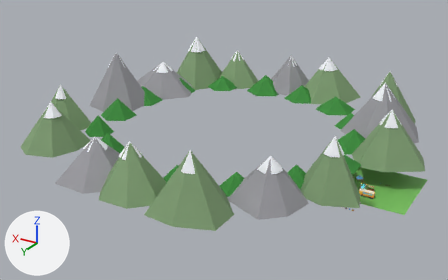
The Blender file assets/models/source/farmer_props.blend: old version first, new version second.
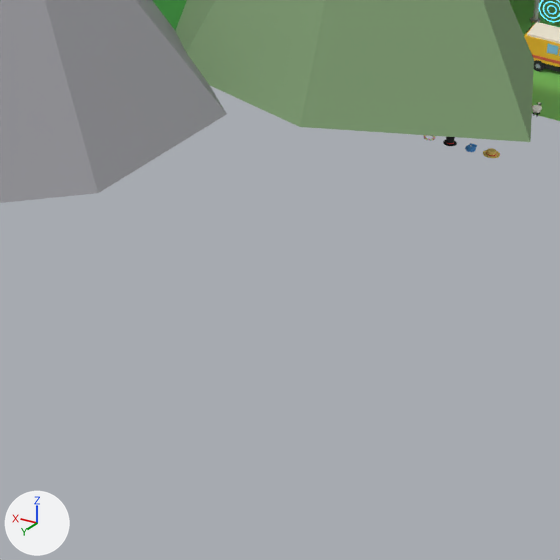
Each version is shown whole from a camera (50 mm lens) standing at (-74.6, 264.7, 137.9) and looking at (82.6, 2.8, 7.0), then close up on the part from 61% to 81% of the width and 66% to 99% of the height. The lights are fixed; the arrows at lower left show +X, +Y and +Z. The last two pictures show the newer version.

Names of what the first close-up shows: 'PreviewGround', 'bus', 'mountains_ring' and 5 more.
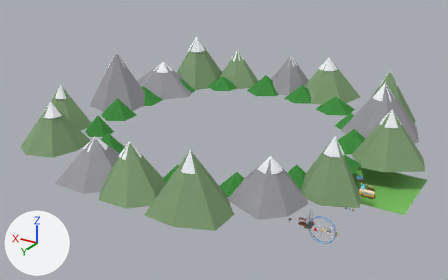
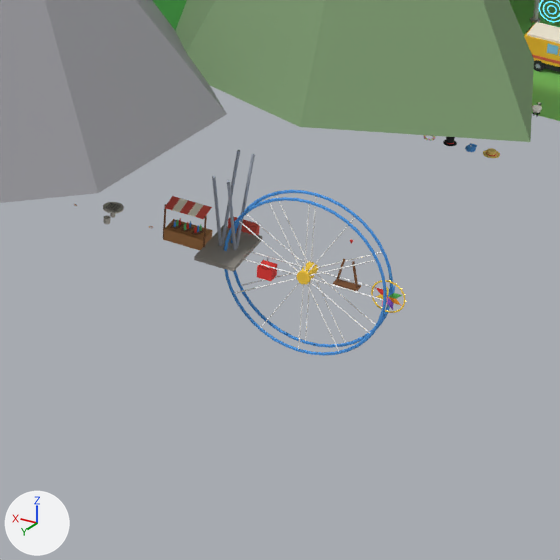
Diff of the bpy script that builds the scene:
```diff
--- a/assets/models/source/farmer_props.blend.py
+++ b/assets/models/source/farmer_props.blend.py
@@ ob_caro_table @@
+ob_caro_table = bpy.data.objects.new('caro_table', me_caro_table)  # 176 vertices, 118 faces; spans x -0.73..0.73, y -1.25..1.25, z 0.0..0.8; in mat_fp_stone (light grey #c7c2b8), mat_fp_stonedark (grey #99948c), mat_fp_black (black #1f1f24)
+ob_caro_table.location = (21.0, 50.0, 0.0)
@@ ob_ring_toss_booth @@
+ob_ring_toss_booth = bpy.data.objects.new('ring_toss_booth', me_ring_toss_booth)  # 396 vertices, 268 faces; spans x -1.61..1.61, y -0.5..1.29, z 0.0..3.0; in mat_fp_wood (orange #b87f4c), mat_fp_wooddark (brown #7f5433), mat_fp_bottle (green #66cc7f), mat_fp_can (blue #4c99e5), mat_fp_red (red #eb3833), mat_fp_accent (red #e5594c), mat_fp_cream (pale yellow #fff5e0)
+ob_ring_toss_booth.location = (15.0, 50.0, 0.0)
@@ ob_ferris_base @@
+ob_ferris_base = bpy.data.objects.new('ferris_base', me_ferris_base)  # 80 vertices, 52 faces; spans x -1.5..1.5, y -2.85..2.5, z -0.08..6.88; in mat_fp_metal (grey #9ea6b3), mat_fp_stonedark (grey #99948c), mat_fp_accent (red #e5594c)
+ob_ferris_base.location = (12.0, 50.0, 0.0)
@@ ob_ferris_cabin @@
+ob_ferris_cabin = bpy.data.objects.new('ferris_cabin', me_ferris_cabin)  # 33 vertices, 25 faces; spans x -0.55..0.55, y -0.53..0.53, z -1.2..0.3; in mat_fp_red (red #eb3833), mat_fp_glass (blue #8cccf2), mat_fp_metal (grey #9ea6b3)
+ob_ferris_cabin.location = (9.0, 50.0, 0.0)
@@ ob_ferris_ring @@
+ob_ferris_ring = bpy.data.objects.new('ferris_ring', me_ferris_ring)  # 792 vertices, 686 faces; spans x -6.12..6.12, y -0.8..0.8, z -6.12..6.12; in mat_fp_can (blue #4c99e5), mat_fp_white (white #fafafa), mat_fp_gold (yellow #ffd140)
+ob_ferris_ring.location = (6.0, 50.0, 0.0)
@@ ob_wheel_stand @@
+ob_wheel_stand = bpy.data.objects.new('wheel_stand', me_wheel_stand)  # 29 vertices, 23 faces; spans x -0.9..0.9, y -0.22..0.5, z -0.04..3.5; in mat_fp_wooddark (brown #7f5433), mat_fp_red (red #eb3833)
+ob_wheel_stand.location = (3.0, 50.0, 0.0)
@@ ob_wheel_disc @@
+ob_wheel_disc = bpy.data.objects.new('wheel_disc', me_wheel_disc)  # 440 vertices, 558 faces; spans x -1.26..1.26, y -0.13..0.05, z -1.26..1.26; in mat_fp_red (red #eb3833), mat_fp_flowery (yellow #ffe04c), mat_fp_can (blue #4c99e5), mat_fp_green (green #59bf59), mat_fp_orange (orange #ff9926), mat_fp_purple (purple #9959d9), mat_fp_pink (pink #ff99bf), mat_fp_gold (yellow #ffd140), mat_fp_lamp (yellow #ffd973, glowing yellow #ffd973)
+ob_wheel_disc.location = (0.0, 50.0, 0.0)
```

Where the change shows, as pixel boxes (x1, y1, x2, y2) in the close-ups (560 x 560 px):
'ferris_ring', added: after (224, 190, 393, 356)
    faces in mat_fp_can (blue #4c99e5): (224, 190, 393, 356)
    faces in mat_fp_white (white #fafafa): (234, 195, 383, 351)
    faces in mat_fp_gold (yellow #ffd140): (296, 262, 318, 284)
'ferris_base', added: after (194, 150, 262, 272)
    faces in mat_fp_stonedark (grey #99948c): (194, 225, 262, 272)
    faces in mat_fp_metal (grey #9ea6b3): (212, 150, 255, 250)
    faces in mat_fp_accent (red #e5594c): (228, 217, 260, 235)
'ring_toss_booth', added: after (163, 196, 212, 250)
    faces in mat_fp_wood (orange #b87f4c): (164, 219, 212, 250)
    faces in mat_fp_accent (red #e5594c): (164, 196, 212, 219)
    faces in mat_fp_cream (pale yellow #fff5e0): (172, 198, 203, 217)
    faces in mat_fp_wooddark (brown #7f5433): (163, 204, 207, 248)
'wheel_disc', added: after (371, 280, 406, 313)
    faces in mat_fp_gold (yellow #ffd140): (371, 280, 405, 313)
'ferris_cabin', added: after (257, 258, 277, 281)
    faces in mat_fp_red (red #eb3833): (257, 260, 277, 281)
'wheel_stand', added: after (333, 240, 361, 291)
    faces in mat_fp_wooddark (brown #7f5433): (333, 259, 361, 291)
'caro_table', added: after (103, 202, 124, 224)
    faces in mat_fp_stone (light grey #c7c2b8): (103, 202, 124, 224)
